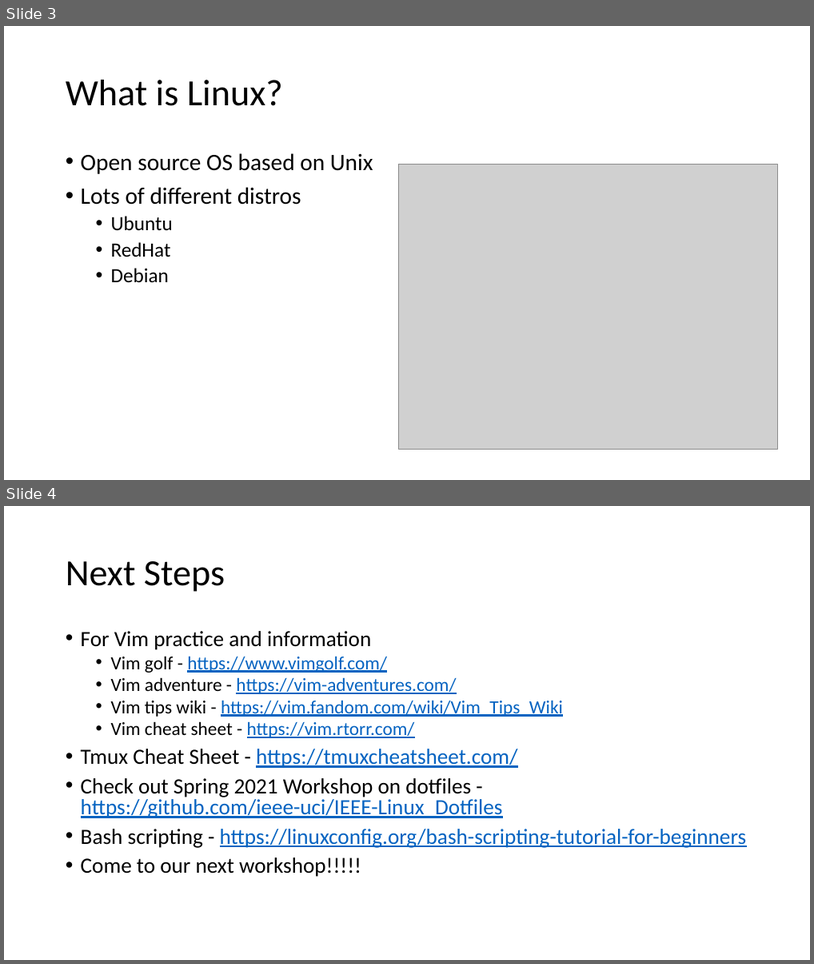
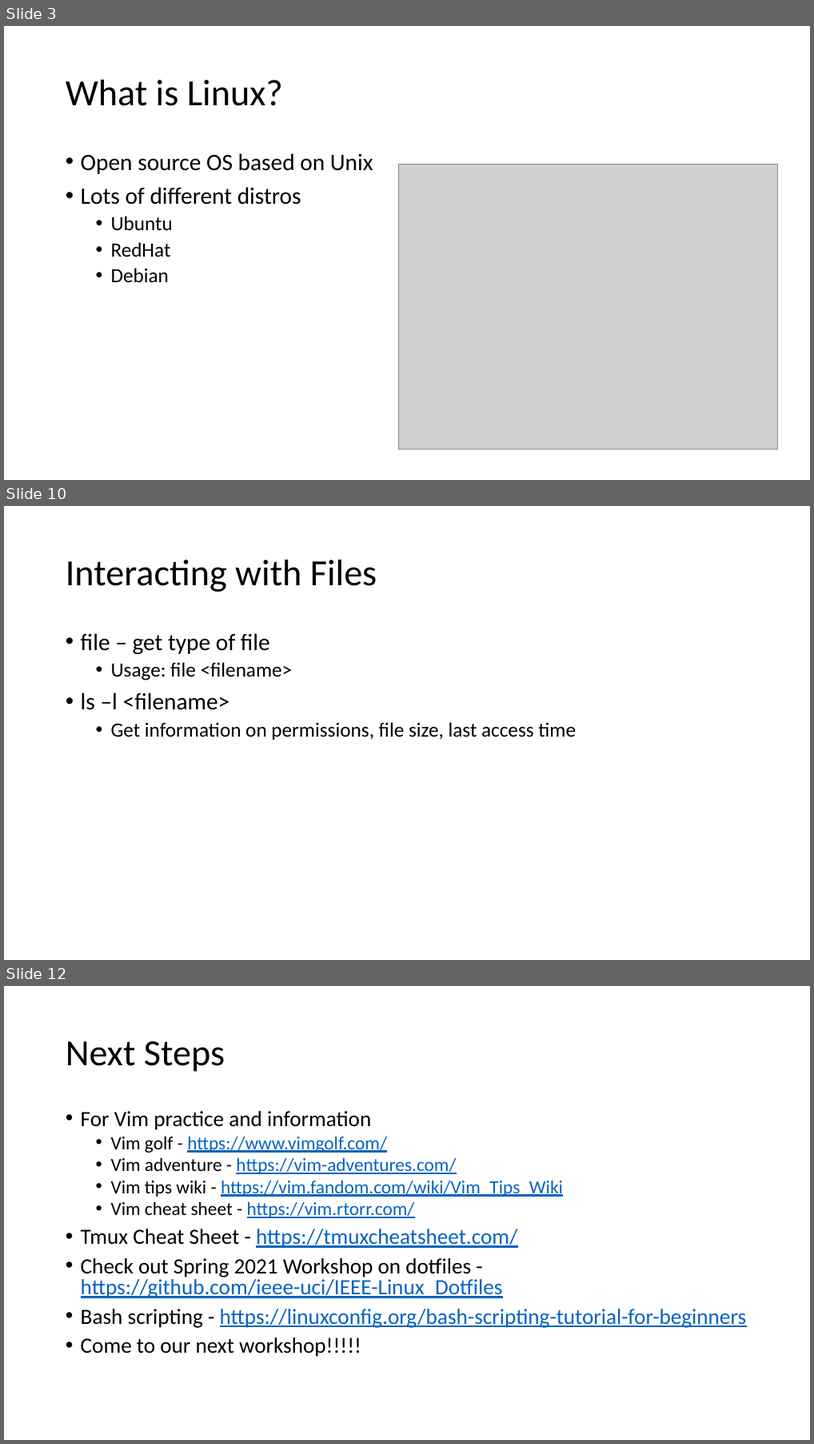
Before and after one commit to ValenYamamoto/IEEE_Linux_Workshop, a slide deck: Linux_slides.pptx. Shown one above the other, each under a label of ours: slides 3 and 4 before the commit, slides 3, 10 and 12 after it; the slides between them are not shown. The pictures are 814x964 and 814x1444 pixels, drawn with LibreOffice and Linux fonts; fonts in the diff are those of the drawing; grey boxes stand for pictures. Boxes give left, top, right and bottom in pixels: in the first picture for what was removed or moved away, otherwise in the second. Text is boxed around its words. In the diff, an @@ line names an element or a change of style, - is before the commit and + after.

```diff
--- a/Linux_slides.pptx
+++ b/Linux_slides.pptx
@@ slide 10 added at [4, 506, 810, 960], background #FFFFFF @@
@@ title added at [66, 560, 377, 592], 44 pt, text #000000 @@
+Interacting with Files
@@ text added at [81, 633, 576, 740], 24 pt, text #000000 @@
+• file – get type of file
+  • Usage: file <filename>
+• ls –l <filename>
+  • Get information on permissions, file size, last access time
@@ what was slide 4 is now slide 12 @@
```
Also in this commit, not shown: 7 other slides added.
